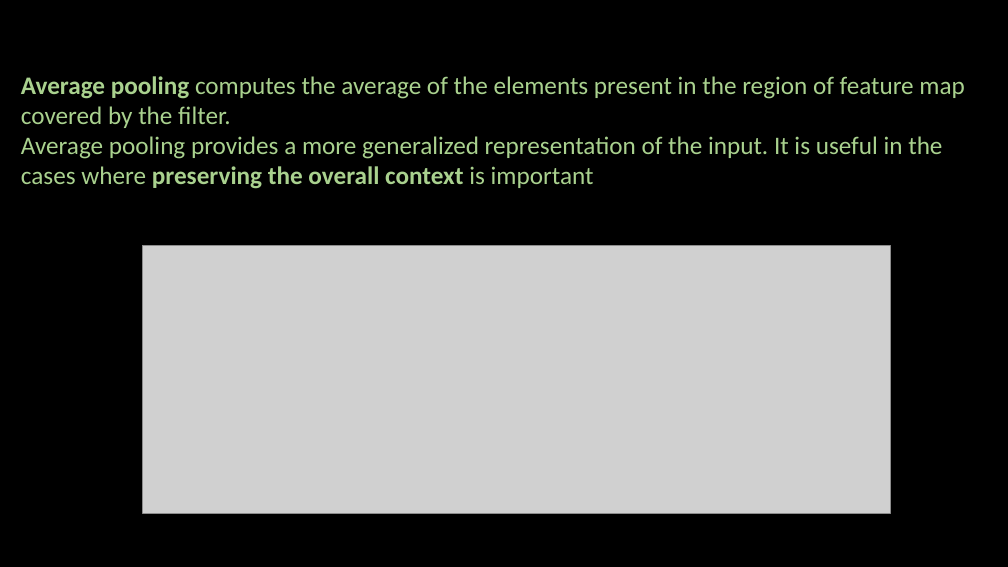
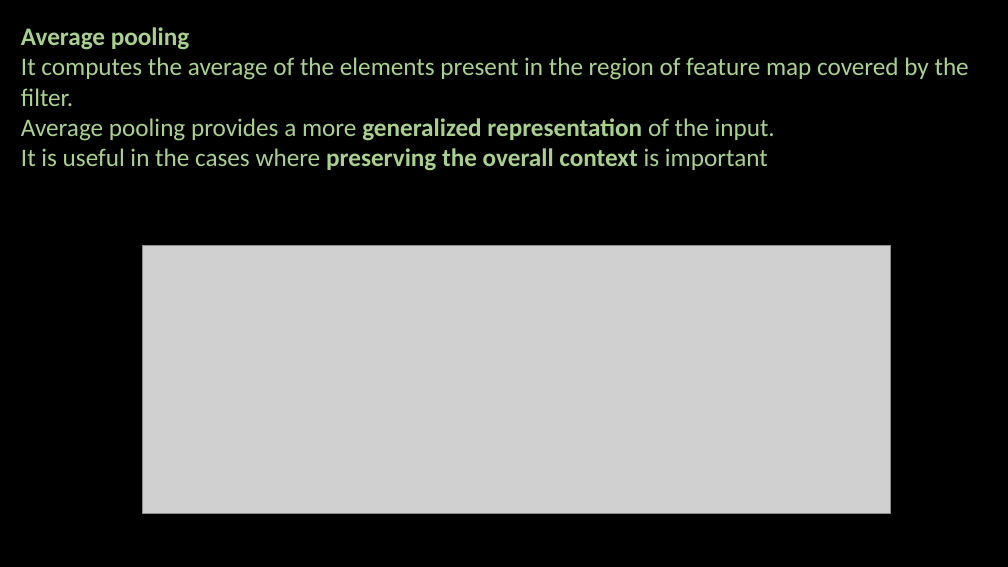
Before and after one commit to ash322ash422/youtube, a slide deck: slide 27 of deep_learning/2_CNN/CNN-2-Core-Principles.pptx. Drawn at 1008x567 pixels with LibreOffice and Linux fonts; fonts in the diff are those of the drawing; grey boxes stand for pictures; background and template pictures are left out. Boxes give left, top, right and bottom in pixels: in the first picture for what was removed or moved away, otherwise in the second. Text is boxed around its words. In the diff, an @@ line names an element or a change of style, - is before the commit and + after.

```diff
--- a/deep_learning/2_CNN/CNN-2-Core-Principles.pptx
+++ b/deep_learning/2_CNN/CNN-2-Core-Principles.pptx
@@ text at bbox=[21, 27, 969, 171]: text changed @@
-Average pooling computes the average of the elements present in the region of feature map covered by the filter.
-Average pooling provides a more generalized representation of the input. It is useful in the cases where preserving the overall context is important
+Average pooling
+It computes the average of the elements present in the region of feature map covered by the filter.
+Average pooling provides a more generalized representation of the input.
+It is useful in the cases where preserving the overall context is important
```
Also in this commit, not shown: 2 other slides changed, 1 slide added, 32 other files.
